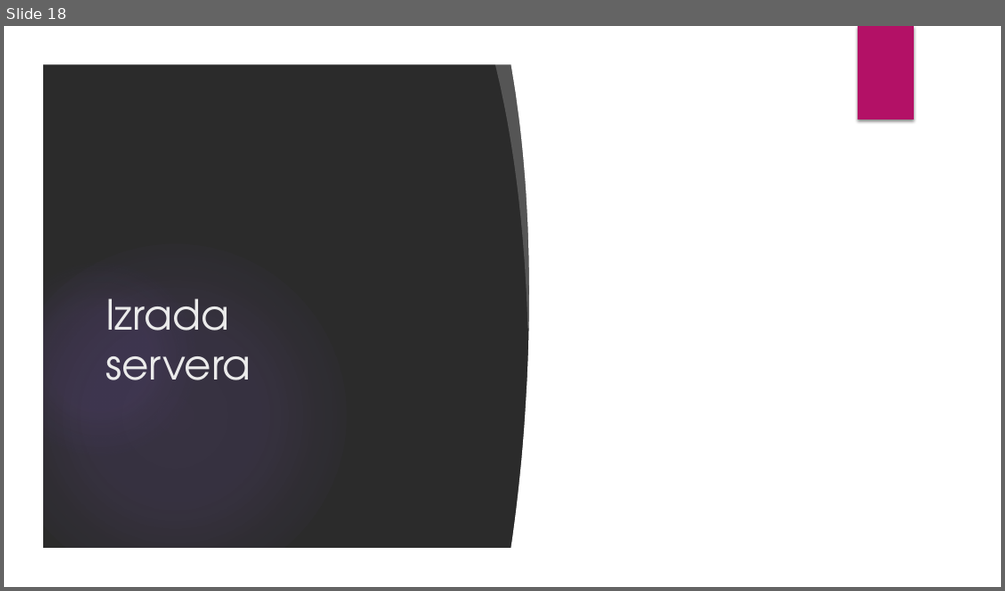
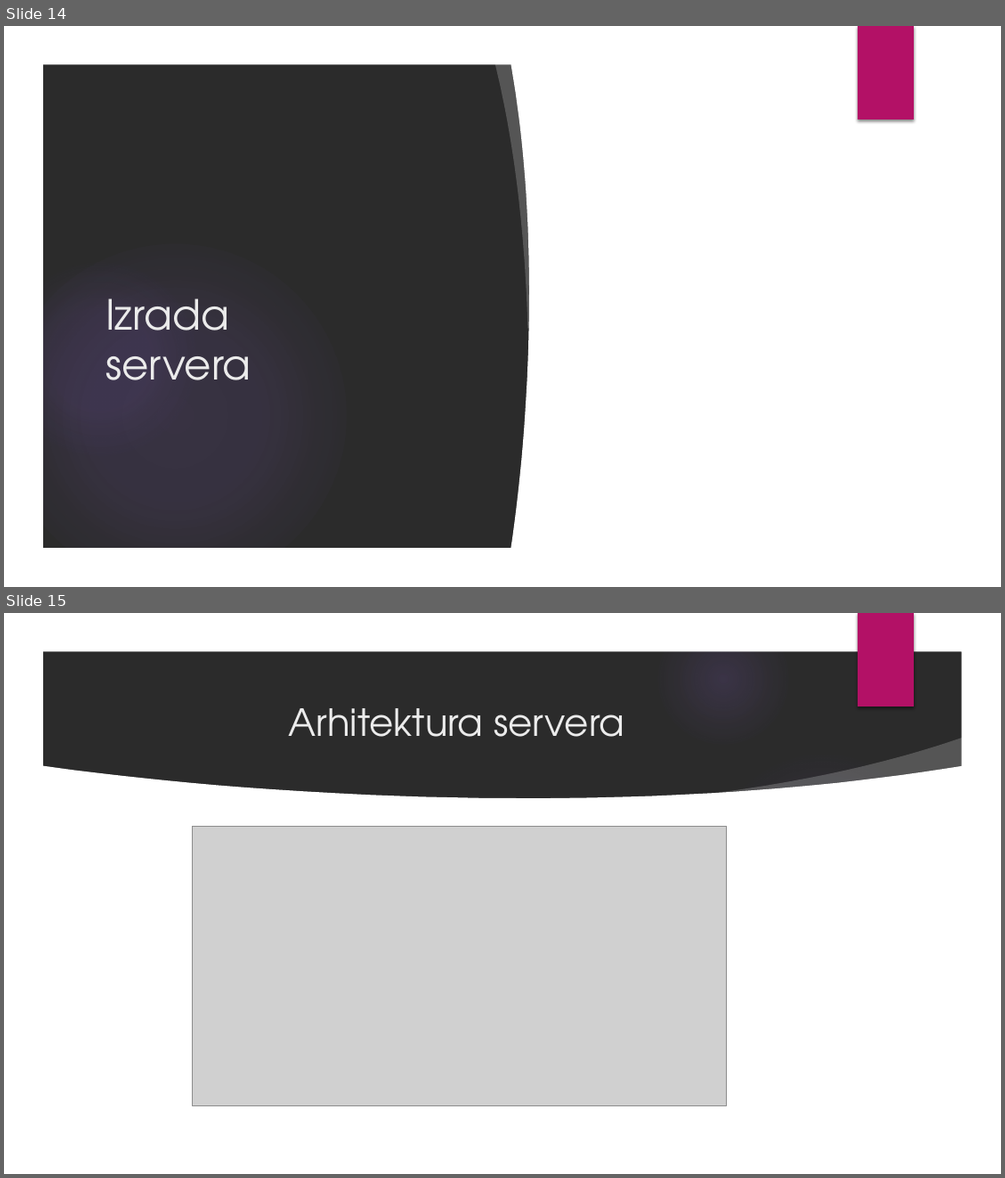
Before and after one commit to DavidManic/MineSweepersServer, a slide deck: Prezentacija.pptx. Shown one above the other, each under a label of ours: slide 18 before the commit, slides 14 and 15 after it. The pictures are 1005x591 and 1005x1178 pixels, drawn with LibreOffice and Linux fonts; fonts in the diff are those of the drawing; grey boxes stand for pictures; background and template pictures are left out; a plain dark background stands for a picture behind light text. Boxes give left, top, right and bottom in pixels: in the first picture for what was removed or moved away, otherwise in the second. Text is boxed around its words. In the diff, an @@ line names an element or a change of style, - is before the commit and + after.

```diff
--- a/Prezentacija.pptx
+++ b/Prezentacija.pptx
@@ slide 15 added at (4,613,1001,1174), background picture (left out); not listed: 6 template elements that a slide beside it also shows @@
@@ title added at (289,708,624,737), 36 pt, text #EBEBEB @@
+Arhitektura servera
@@ freeform shape added at (697,738,970,819), fill #FFFFFF at 20% opacity @@
@@ freeform shape added at (41,765,963,1136), fill #FFFFFF @@
@@ ellipse added at (708,750,938,981), fill gradient #9B6BF2 @@
@@ picture added at (192,826,727,1106) @@
@@ what was slide 18 is now slide 14 @@
```
Also in this commit, not shown: 1 slide changed, 9 other slides added, 16 slides removed, 15 other files.
